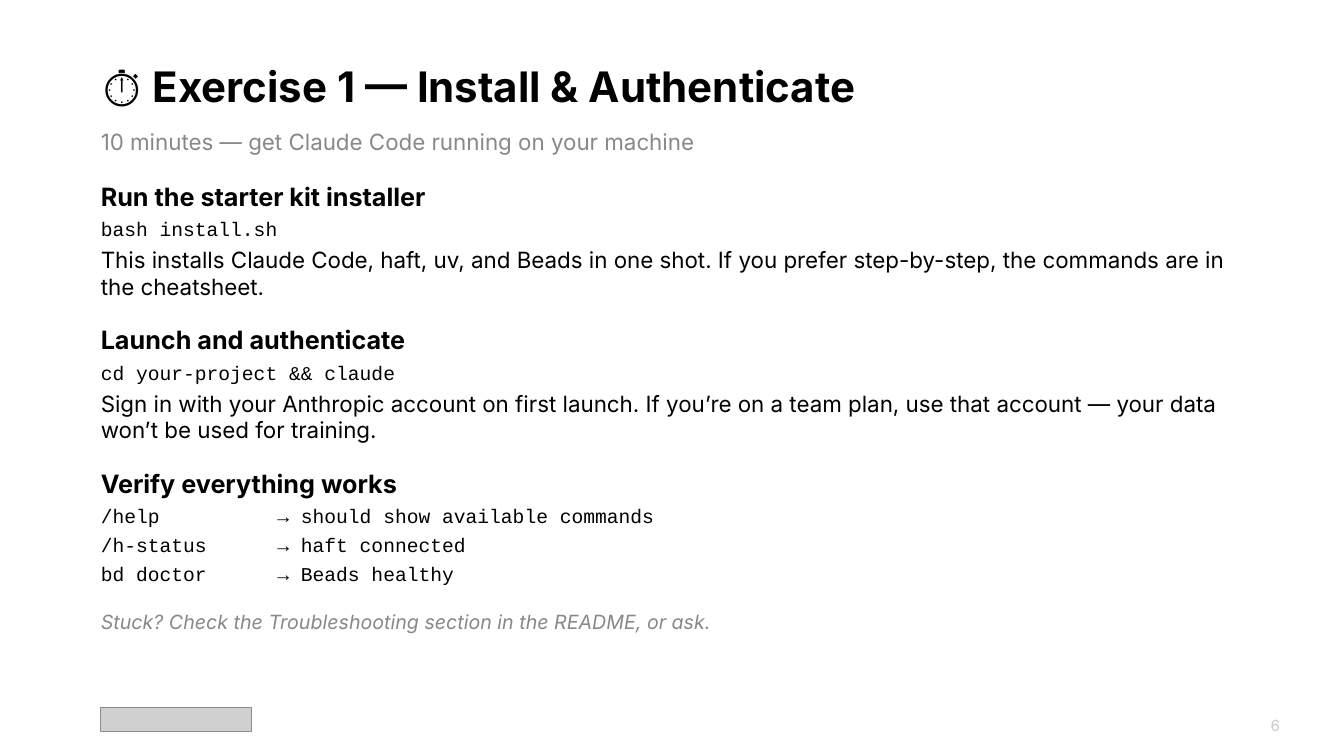
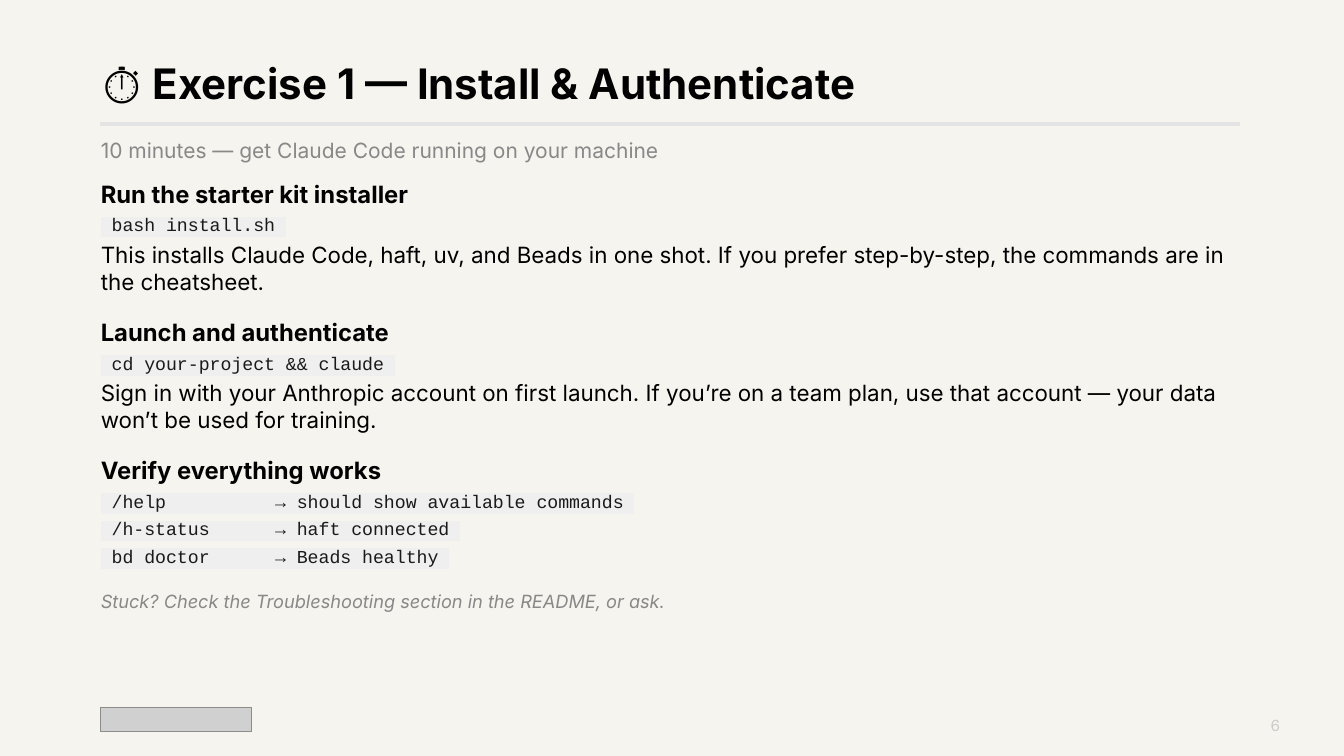
Before and after one commit to karabelaselias/claude-code-workshop-2026, a slide deck: slide 6 of claude_code_workshop_v2.pptx. Drawn at 1344x756 pixels with LibreOffice and Linux fonts; fonts in the diff are those of the drawing; grey boxes stand for pictures. Boxes give left, top, right and bottom in pixels: in the first picture for what was removed or moved away, otherwise in the second. Text is boxed around its words. In the diff, an @@ line names an element or a change of style, - is before the commit and + after.

```diff
--- a/claude_code_workshop_v2.pptx
+++ b/claude_code_workshop_v2.pptx
@@ background #FFFFFF to #F6F4EF @@
@@ text "10 minutes — get Claude ...": place and size @@
-text "10 minutes — get Claude ..." at [101, 133, 694, 155]
+text "10 minutes — get Claude ..." at [101, 142, 658, 163]
@@ text "10 minutes — get Claude ..." at [101, 142, 658, 163]: size 16 to 15 pt @@
@@ rectangle added at [101, 123, 1240, 125], fill #E4E4E4, outline #E4E4E4 1 pt @@
@@ text at [101, 184, 665, 612]: size 18 to 17 pt in "Run the starter kit installer", "Launch and authenticate", "Verify everything works"; size 14 to 13 pt in "bash install.sh", "cd your-project && claude", "/help → should show available commands", "/h-status → haft connected" and 2 more places; text colour #000000 to #1A1A1A, highlight none to #EFEFEF in "bash install.sh", "cd your-project && claude", "/help → should show available commands", "/h-status → haft connected" and 1 more places @@
```
Also in this commit, not shown: 32 other slides changed, 1 slide removed.
